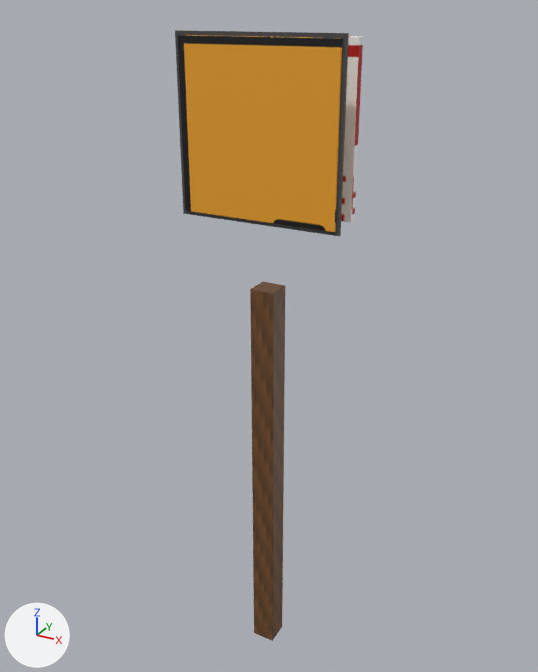
Two versions of the COLLADA model beamng-props/course-signs/export/dae/arrow_turn_right.dae, one commit apart.
Camera for both pictures: a camera (50 mm lens) standing at (1.17, -2.11, 2.42) and looking at (-0.03, 0.06, 1.34). Arrows for +X, +Y and +Z are at lower left; the lights stay in place. The older version comes first. Where no turn or scale is listed for an object, it has been applied to the vertices.

Names of what the first picture shows: 'sign_back', 'sign_frame', 'sign_front', 'sign_post'.
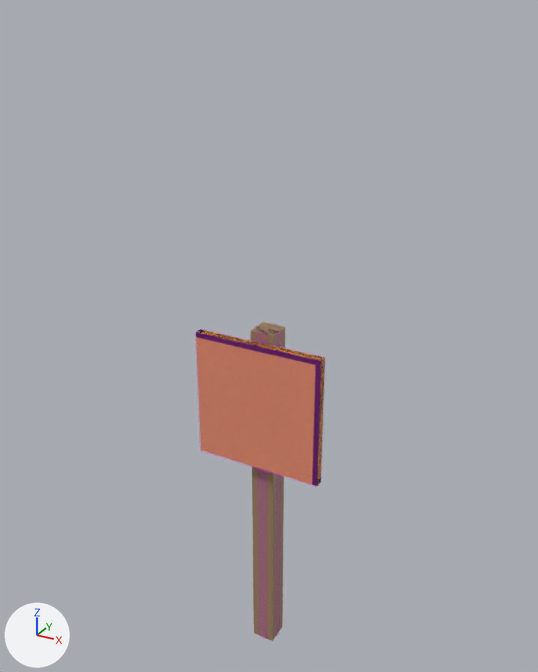
The newer file is also rescaled (x1.111) as a whole; pictures and numbers use the older file's frame.

Boxes [x1, y1, x2, y2] around the edits, measured in the pictures (538 x 672 px):
'sign_front', deleted (orange): before [177, 35, 342, 232]
'Colmesh_sign-1', added: after [195, 329, 326, 488]
'sign_post', reshaped (11% shorter): before [250, 282, 285, 641]; after [251, 322, 285, 641]
'sign_frame', deleted: before [175, 30, 349, 236]
'Colmesh_post-1', added: after [253, 323, 282, 639]
'sign_back', deleted: before [341, 36, 363, 223]
'sign', added: after [198, 329, 325, 486]

The change, as a diff of the scene's bpy script:
```diff
--- a/beamng-props/course-signs/export/dae/arrow_turn_right.dae.py
+++ b/beamng-props/course-signs/export/dae/arrow_turn_right.dae.py
@@ mat_wood_104 @@
+mat_wood_104 = principled_material('wood.104')
+mat_wood_104.base_color = (0.35, 0.22, 0.12)  # brown #a08161
@@ mat_colmesh_material @@
+mat_colmesh_material = principled_material('Colmesh_Material')
+mat_colmesh_material.base_color = (1.0, 0.0, 1.0)  # pink #ff00ff
+mat_colmesh_material.alpha = 0.15
@@ me_cube @@
 # used by ob_sign_post; location = (0.0, 0.0, 0.0)
-me_cube.from_pydata(...)  # 56 vertices, 108 faces; spans x -0.04..0.04, y -0.04..0.04, z 0.0..1.55
-me_cube.materials.append(mat_cs_wood)  # picture img_post_wood_png
+me_cube.from_pydata(...)  # 8 vertices, 12 faces; spans x -0.04..0.04, y -0.04..0.04, z 0.0..1.39
+# me_cube part 1
+# 52 vertices are removed from x -0.04..0.04, y -0.04..0.04, z 0.0..1.55
+# 106 faces are deleted
+# 4 vertices are added at (-0.04, -0.04, 1.39), (-0.04, 0.04, 1.39), (0.04, -0.04, 1.39), (0.04, 0.04, 1.39)
+# 10 new faces join them
+me_cube.materials.append(mat_wood_104)  # brown #a08161
@@ me_colmesh_sign_1 @@
+me_colmesh_sign_1.from_pydata(...)  # a box spanning x -0.248..0.248, y -0.022..0.022, z -0.248..0.248
+me_colmesh_sign_1.materials.append(mat_colmesh_material)  # pink #ff00ff
@@ me_colmesh_post_1 @@
+me_colmesh_post_1.from_pydata(...)  # an 8-sided cylinder along z spanning x -0.054..0.054, y -0.054..0.054, z -0.698..0.698
+me_colmesh_post_1.materials.append(mat_colmesh_material)  # pink #ff00ff
@@ me_cube_001_1 @@
+me_cube_001_1.from_pydata(...)  # a box spanning x -0.248..0.248, y -0.013..0.013, z -0.248..0.248
+me_cube_001_1.materials.append(mat_cs_front)  # picture img_arrow_turn_right_png
@@ ob_sign_front @@
-ob_sign_front = bpy.data.objects.new('sign_front', me_cube_002)
-ob_sign_front.location = (0.0, -0.064, 2.075)
@@ ob_sign_back @@
-ob_sign_back = bpy.data.objects.new('sign_back', me_cube_003)
-ob_sign_back.location = (0.0, 0.064, 2.075)
@@ ob_sign_frame @@
-ob_sign_frame = bpy.data.objects.new('sign_frame', me_cube_004)
-ob_sign_frame.location = (0.0, -0.066, 2.075)
@@ ob_colmesh_sign_1 @@
+ob_colmesh_sign_1 = bpy.data.objects.new('Colmesh_sign-1', me_colmesh_sign_1)
+ob_colmesh_sign_1.location = (0.0, -0.072, 1.116)
@@ ob_colmesh_post_1 @@
+ob_colmesh_post_1 = bpy.data.objects.new('Colmesh_post-1', me_colmesh_post_1)
+ob_colmesh_post_1.location = (0.0, 0.0, 0.697)
@@ ob_sign @@
+ob_sign = bpy.data.objects.new('sign', me_cube_001_1)
+ob_sign.location = (0.0, -0.072, 1.116)
```
